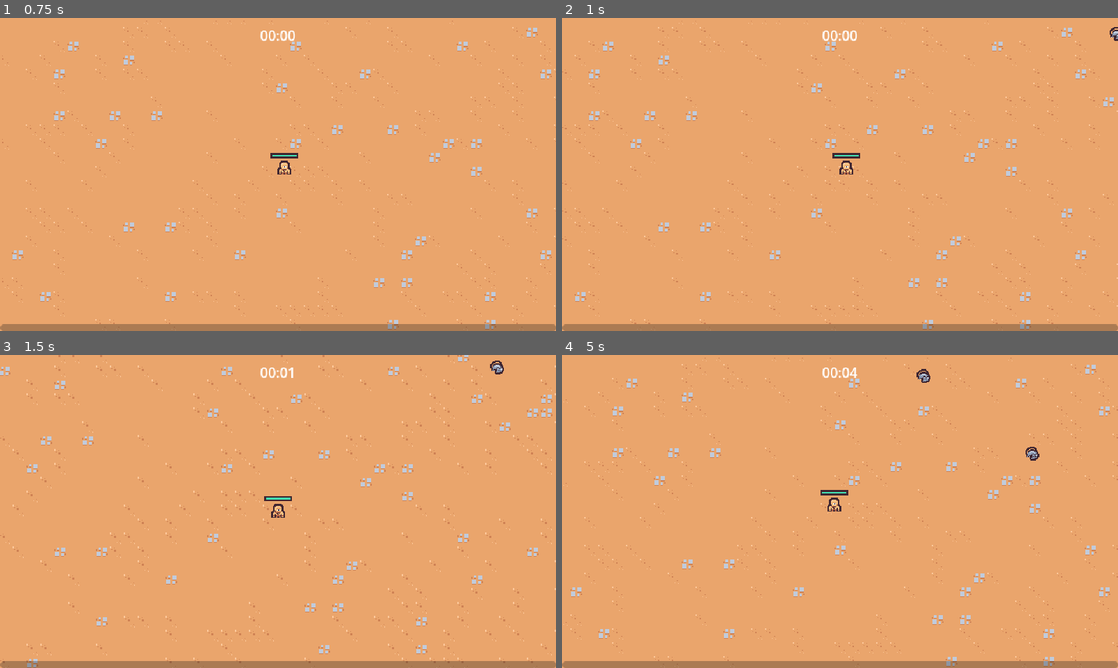
Above: before the commit, frames 1-4 (two rows, left to right).
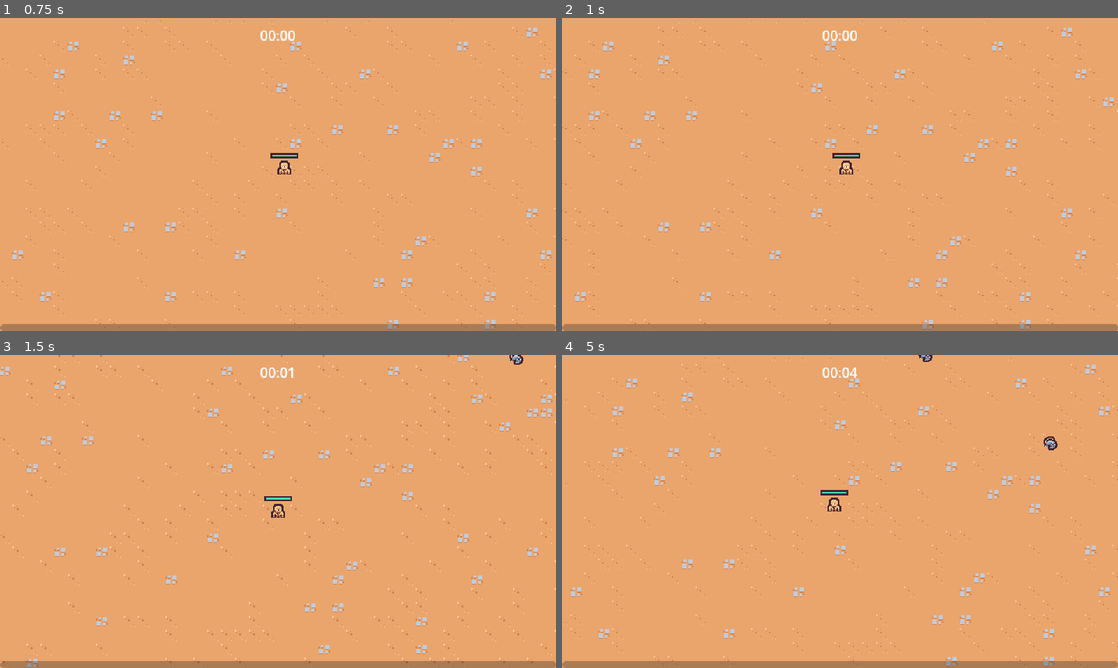
Above: after the commit, the same moments.

Repository: CullsGit/2dsurvivor
Game: Godot game, scene res://scenes/main/main.tscn
Two runs of this game, one before a commit and one after it. Both use one fixed random seed, a clock stepped at 60 frames per second and the inputs below.
Inputs (mouse positions are in pixels of both pictures, inside the frame that each line leads up to):
- Up to frame 1 (0.75 s): move the mouse to (400, 158) at 0.52 s; press the mouse at (400, 158) at 0.53 s; hold D (move_right) from 0.53 s (still down)
- Up to frame 2 (1 s): keep holding D (move_right)
- Up to frame 3 (1.5 s): move the mouse to (166, 527) at 1.27 s; release D (move_right) at 1.28 s; release the mouse at (166, 527) at 1.28 s; hold S (move_down) from 1.28 s (still down); click (166, 527) at 1.35 s
- Up to frame 4 (5 s): move the mouse to (895, 442) at 2.02 s; release S (move_down) at 2.03 s; press the mouse at (895, 442) at 2.03 s; hold D (move_right) 2.03-2.78 s; move the mouse to (812, 574) at 2.77 s; release the mouse at (812, 574) at 2.78 s; hold W (move_up) 2.78-3.53 s; click (812, 574) at 2.85 s; move the mouse to (1006, 558) at 3.52 s; press the mouse at (1006, 558) at 3.53 s; hold A (move_left) from 3.53 s (still down); move the mouse to (673, 464) at 4.27 s; release the mouse at (673, 464) at 4.28 s; click (673, 464) at 4.35 s

Frame 1 is identical in both runs. In frame 2, less than 0.1% of the frame differs, in the area x 98-100%, y 2-8%; in frame 3, 0.1%; in frame 4, 0.3%, in the area x 63-90%, y 0-34%.

Commit message:
add difficulty increase over time through spawn rate of enemies

Diff:
--- a/scenes/main/main.tscn
+++ b/scenes/main/main.tscn
@@ -24,7 +24,8 @@
 
 [node name="ArenaTimeManager" parent="." instance=ExtResource("2_ow5a4")]
 
-[node name="EnemyManager" parent="." instance=ExtResource("1_l3cfh")]
+[node name="EnemyManager" parent="." node_paths=PackedStringArray("arena_time_manager") instance=ExtResource("1_l3cfh")]
+arena_time_manager = NodePath("../ArenaTimeManager")
 
 [node name="ExperienceManager" parent="." instance=ExtResource("3_yyfjg")]
 
--- a/scenes/manager/arena_time_manager.gd
+++ b/scenes/manager/arena_time_manager.gd
@@ -1,12 +1,24 @@
 extends Node
+
+signal arena_difficulty_increased(arena_difficulty: int)
+
+const DIFFICULTY_INTERVAL = 5
 
 @export var end_screen_scene: PackedScene
 
 @onready var timer = $Timer
 
+var arena_difficulty = 0
 
 func _ready():
 	timer.timeout.connect(on_timer_timeout)
+
+
+func _process(delta):
+	var next_time_target = timer.wait_time - ((arena_difficulty + 1) * DIFFICULTY_INTERVAL)
+	if timer.time_left <= next_time_target:
+		arena_difficulty += 1
+		arena_difficulty_increased.emit(arena_difficulty)
 
 
 func get_time_elapsed():
--- a/scenes/manager/arena_time_manager.tscn
+++ b/scenes/manager/arena_time_manager.tscn
@@ -8,6 +8,6 @@
 end_screen_scene = ExtResource("2_msres")
 
 [node name="Timer" type="Timer" parent="."]
-wait_time = 60.0
+wait_time = 300.0
 one_shot = true
 autostart = true
--- a/scenes/manager/enemy_manager.gd
+++ b/scenes/manager/enemy_manager.gd
@@ -1,14 +1,23 @@
 extends Node
 
-const SPAWN_RADIUS = 350
+const SPAWN_RADIUS = 375
 
 @export var basic_enemy_scene: PackedScene
+@export var arena_time_manager: Node
+
+@onready var timer = $Timer
+
+var base_spawn_time = 0
 
 func _ready() -> void:
-	$Timer.timeout.connect(on_timer_timeout)
+	base_spawn_time = timer.wait_time
+	timer.timeout.connect(on_timer_timeout)
+	arena_time_manager.arena_difficulty_increased.connect(on_arena_difficulty_increased)
 
 
 func on_timer_timeout():
+	timer.start()
+
 	var player = get_tree().get_first_node_in_group('player') as Node2D
 	if player == null:
 		return
@@ -20,3 +29,10 @@
 	var entities_layer = get_tree().get_first_node_in_group('entities_layer')
 	entities_layer.add_child(enemy)
 	enemy.global_position = spawn_position
+
+
+func on_arena_difficulty_increased(arena_difficulty: int):
+	var time_off = (.1 / 12) * arena_difficulty
+	time_off = min(time_off, .7)
+	print(time_off)
+	timer.wait_time = base_spawn_time - time_off
--- a/scenes/manager/enemy_manager.tscn
+++ b/scenes/manager/enemy_manager.tscn
@@ -8,4 +8,5 @@
 basic_enemy_scene = ExtResource("2_1w3g6")
 
 [node name="Timer" type="Timer" parent="."]
+one_shot = true
 autostart = true
